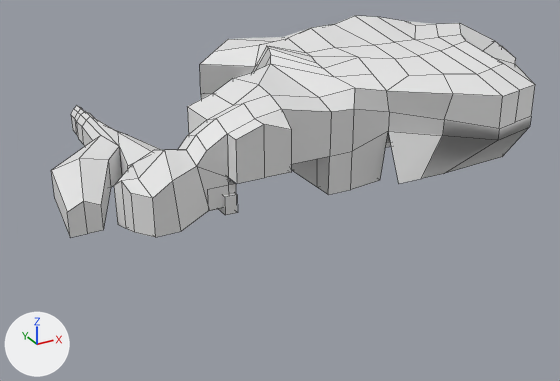
A saved change to the FBX model Assets/Scenes/CaveLevel/cave level.fbx.
Rendered twice from a camera (50 mm lens) standing at (-268.0, -1810.0, 533.0) and looking at (355.0, -676.0, -34.0). The lights are fixed; the arrows at lower left show +X, +Y and +Z. The first picture is the older version. Mesh edges are drawn as thin lines. Where no turn or scale is listed for an object, it has been applied to the vertices.
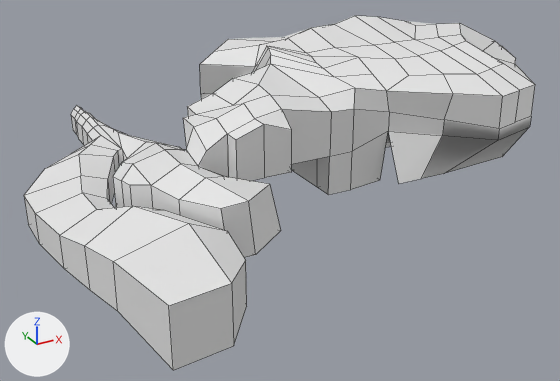
Commit message: Updated cave level layout

Where the newer file only moved an object's origin or applied its transform, the numbers keep the older frame.

What differs and where, as boxes (x1, y1, x2, y2) in the pictures (560 x 381 px):
'Cube', reshaped (59% taller)
    before: (51, 16, 535, 238)
    after: (24, 16, 535, 370)
part 1 of me_cube, built on
    before: (51, 93, 241, 238)
    after: (24, 93, 281, 370)

The edits, one by one:
me_cube is used by ob_cube; location (-23.0, 93.0, 1.0).
me_cube had 317 vertices, 309 faces and spanned x -17.0..1028.0, y -973.0..-337.0, z -57.0..204.0.
me_cube now has 375 vertices, 367 faces and spans x -63.0..1028.0, y -1212.0..-337.0, z -57.0..204.0.
Part 1, on me_cube:
7 vertices are removed from x -17.0..94.0, y -831.0..-676.0, z -6.0..49.0.
27 faces are deleted.
26 vertices move from x -2.0..292.0, y -892.0..-651.0, z -6.0..120.0 to x 44.0..292.0, y -959.0..-622.0, z -9.0..126.0.
65 vertices are added at x -63.0..265.0, y -1212.0..-505.0, z -6.0..102.0.
85 new faces join them.
Other edits to the shape of me_cube do not show in these pictures.
